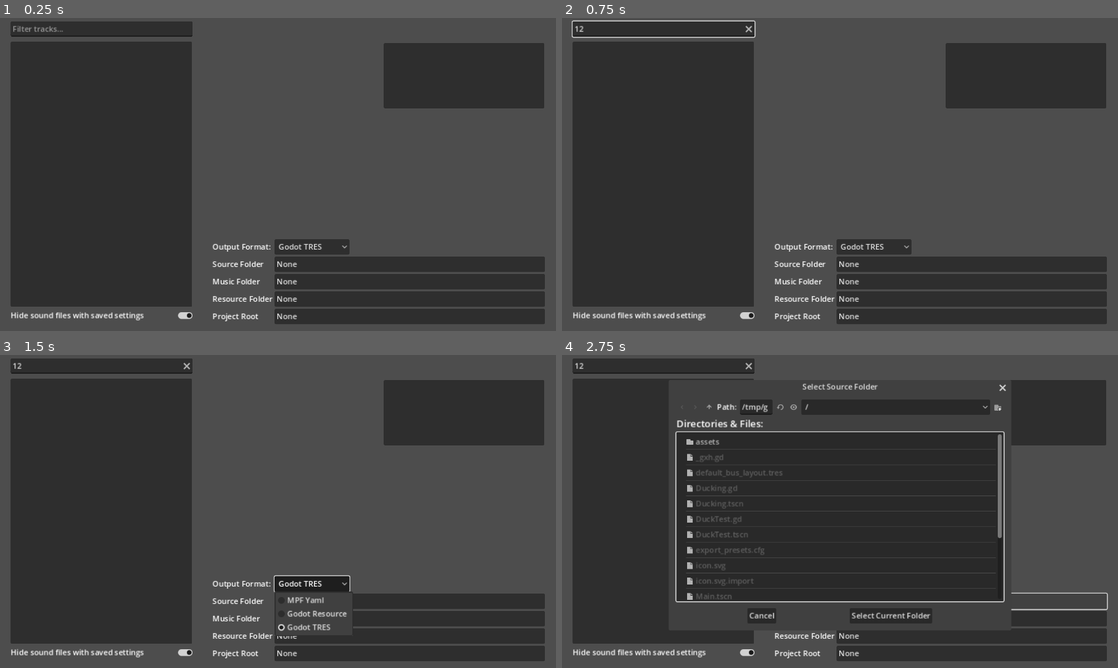
Above: before the commit, frames 1-4 (two rows, left to right).
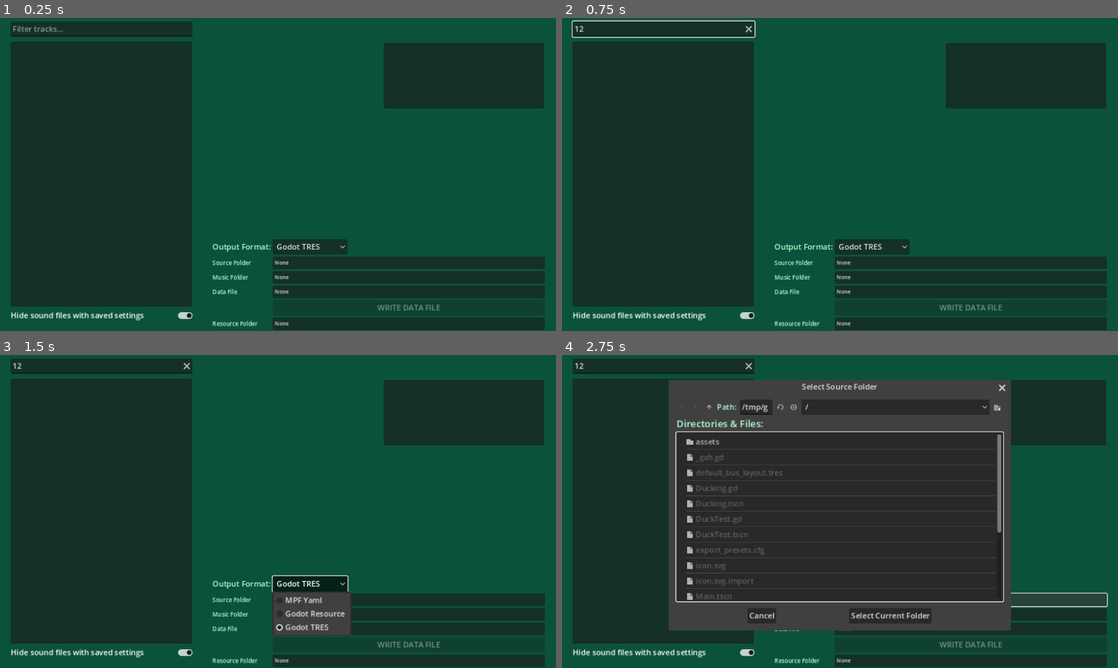
Above: after the commit, the same moments.

Repository: avanwinkle/DuckIt
Game: Godot game, scene res://Ducking.tscn
Same seed, same stepped clock (60 frames per second), same inputs: the game is played once before the commit and once after it. Sound files missing from this copy of the repository are replaced by a short silence.
Inputs (mouse positions are in pixels of both pictures, inside the frame that each line leads up to):
- Up to frame 1 (0.25 s): no input
- Up to frame 2 (0.75 s): click (662, 30) at 0.52 s; type "12" at 0.6 s
- Up to frame 3 (1.5 s): click "Godot TRES" at 1.25 s
- Up to frame 4 (2.75 s): click "None" at 2 s

The runs differ from the first frame. In frame 1, 100% of the frame differs, in the area x 0-100%, y 0-100%; in frame 2, 100%; in frame 3, 98%; in frame 4, 51%.

Commit message:
Dynamically switch output formats

Diff:
--- a/app/Ducking.gd
+++ b/app/Ducking.gd
@@ -6,7 +6,8 @@
     "music_folder": null,
     "resource_folder": null,
     "project_folder": null,
-    "hide_finished": false
+    "hide_finished": false,
+    "output_format": 0
 }
 
 var data = {}
@@ -63,6 +64,31 @@
     $Settings/track.selected = 1
     $Settings/sample_rate.selected = 2
     $Settings/sample_rate.item_selected.connect(self.set_sample_rate)
+    $Files/OutputOption.item_selected.connect(self.set_output_format)
+
+    for c in $Settings.get_children():
+        if "-" in c.name:
+            c.pressed.connect(self.callv.bind("adjust_level", c.name.split("-")))
+
+    initialize()
+
+func initialize(_idx=-1):
+    var config_file = ConfigFile.new()
+
+    # Load data from a file.
+    var err = config_file.load("user://config.cfg")
+
+    # If the file didn't load, ignore it.
+    if err != OK:
+        return
+
+    if config_file.has_section("config"):
+        for k in config.keys():
+            if config_file.has_section_key("config", k):
+                config[k] = config_file.get_value("config", k)
+
+    $HideFinished.button_pressed = config.hide_finished
+    $Files/OutputOption.selected = config.output_format
 
     # Godot TRES always saves individual files
     if $Files/OutputOption.selected == OutputFormat.GODOT_TRES:
@@ -70,34 +96,21 @@
       $Files/DataLabel.visible = false
       $Files/Write.visible = false
       $Files/WriteSpacer.visible = false
+      $Files/ResourceFolder.visible = true
+      $Files/ResourceLabel.visible = true
+      $Files/ProjectFolder.visible = true
+      $Files/ProjectLabel.visible = true
     # MPF Yaml and Godot Resource save a single file
     else:
       $Files/ResourceFolder.visible = false
       $Files/ResourceLabel.visible = false
       $Files/ProjectFolder.visible = false
       $Files/ProjectLabel.visible = false
-
-    for c in $Settings.get_children():
-        if "-" in c.name:
-            c.pressed.connect(self.callv.bind("adjust_level", c.name.split("-")))
-
-    self.load_config()
-
-func load_config():
-    var config_file = ConfigFile.new()
-
-    # Load data from a file.
-    var err = config_file.load("user://config.cfg")
-
-    # If the file didn't load, ignore it.
-    if err != OK:
-        return
-
-    if config_file.has_section("config"):
-        for k in config.keys():
-            if config_file.has_section_key("config", k):
-                config[k] = config_file.get_value("config", k)
-    $HideFinished.button_pressed = config.hide_finished
+      $Files/DataFile.visible = true
+      $Files/DataLabel.visible = true
+      $Files/Write.visible = true
+      $Files/WriteSpacer.visible = true
+
     if config.get("data_file") and $Files/OutputOption.selected != OutputFormat.GODOT_TRES:
         self.set_data_file(config.data_file)
         self.read_data_file()
@@ -109,7 +122,7 @@
         self.set_source_folder(config.source_folder)
     if config.get("music_folder"):
         self.set_music_folder(config.music_folder)
-    print("Setup with config: %s" % config)
+    #print("Setup with config: %s" % config)
 
 func save_config():
     var config_file = ConfigFile.new()
@@ -123,7 +136,6 @@
     $Settings/Play.disabled = false
     $Settings/Save.disabled = false
     var filename = $SoundList.get_item_text(index)
-    print("Looking for filename %s in settings? %s" % [filename, data.has(filename)])
     var settings = data.get(filename, default_settings)
     $Settings/track.selected = 1 if settings.track == "callout" else 0
     $Settings/volume.text = str(settings.volume)
@@ -329,6 +341,11 @@
 
 func read_data_file():
     print("Loading data file '%s'..." % config.data_file)
+    if not FileAccess.file_exists(config.data_file):
+      push_error("Unable to load data file %s." % config.data_file)
+      config.data_file = null
+      self.save_config()
+      return
     var data_file = load(config.data_file)
     if data_file:
       for p in data_file.SoundSettings.keys():
@@ -413,3 +430,8 @@
 
 func set_sample_rate(idx):
   SoundPlayer.mix_rate = int($Settings/sample_rate.get_item_text(idx))
+
+func set_output_format(idx):
+  config.output_format = idx
+  save_config()
+  initialize()
--- a/app/Ducking.tscn
+++ b/app/Ducking.tscn
@@ -1,6 +1,9 @@
-[gd_scene load_steps=2 format=3 uid="uid://c06u82ov4p65c"]
+[gd_scene load_steps=4 format=3 uid="uid://c06u82ov4p65c"]
 
 [ext_resource type="Script" path="res://Ducking.gd" id="1_1pden"]
+[ext_resource type="Theme" uid="uid://c7bxif1073r5l" path="res://theme.tres" id="1_lm3fm"]
+
+[sub_resource type="CanvasItemMaterial" id="CanvasItemMaterial_b8mgw"]
 
 [node name="Ducking" type="Control"]
 layout_mode = 3
@@ -9,9 +12,17 @@
 anchor_bottom = 1.0
 grow_horizontal = 2
 grow_vertical = 2
+theme = ExtResource("1_lm3fm")
 script = ExtResource("1_1pden")
 metadata/_edit_vertical_guides_ = [400.0, 440.0, 21.0, 1130.0, 794.0]
 metadata/_edit_horizontal_guides_ = [630.0, 50.0, 493.0]
+
+[node name="ColorRect" type="ColorRect" parent="."]
+material = SubResource("CanvasItemMaterial_b8mgw")
+layout_mode = 0
+offset_right = 1152.0
+offset_bottom = 648.0
+color = Color(0.0431373, 0.321569, 0.235294, 1)
 
 [node name="SoundList" type="ItemList" parent="."]
 layout_mode = 0
@@ -21,6 +32,7 @@
 offset_bottom = 598.0
 size_flags_horizontal = 3
 size_flags_vertical = 3
+theme = ExtResource("1_lm3fm")
 
 [node name="MusicList" type="ItemList" parent="."]
 layout_mode = 0
@@ -30,6 +42,7 @@
 offset_bottom = 187.0
 size_flags_horizontal = 3
 size_flags_vertical = 3
+theme = ExtResource("1_lm3fm")
 
 [node name="Settings" type="GridContainer" parent="."]
 layout_mode = 0
@@ -37,16 +50,19 @@
 offset_top = 50.0
 offset_right = 687.0
 offset_bottom = 358.0
+theme = ExtResource("1_lm3fm")
 theme_override_constants/h_separation = 10
 theme_override_constants/v_separation = 7
 columns = 4
 
 [node name="Label8" type="Label" parent="Settings"]
 layout_mode = 2
+theme = ExtResource("1_lm3fm")
 text = "Sample Rate"
 
 [node name="sample_rate" type="OptionButton" parent="Settings"]
 layout_mode = 2
+theme = ExtResource("1_lm3fm")
 item_count = 3
 popup/item_0/text = "32000"
 popup/item_0/id = 0
@@ -57,30 +73,38 @@
 
 [node name="blank3" type="Control" parent="Settings"]
 layout_mode = 2
+theme = ExtResource("1_lm3fm")
 
 [node name="blank4" type="Control" parent="Settings"]
 layout_mode = 2
+theme = ExtResource("1_lm3fm")
 
 [node name="HSeparator5" type="HSeparator" parent="Settings"]
 layout_mode = 2
 size_flags_horizontal = 3
+theme = ExtResource("1_lm3fm")
 
 [node name="HSeparator6" type="HSeparator" parent="Settings"]
 layout_mode = 2
 size_flags_horizontal = 3
+theme = ExtResource("1_lm3fm")
 
 [node name="Control" type="Control" parent="Settings"]
 layout_mode = 2
+theme = ExtResource("1_lm3fm")
 
 [node name="Control2" type="Control" parent="Settings"]
 layout_mode = 2
+theme = ExtResource("1_lm3fm")
 
 [node name="Label6" type="Label" parent="Settings"]
 layout_mode = 2
+theme = ExtResource("1_lm3fm")
 text = "Track"
 
 [node name="track" type="OptionButton" parent="Settings"]
 layout_mode = 2
+theme = ExtResource("1_lm3fm")
 item_count = 2
 popup/item_0/text = "voice"
 popup/item_0/id = 0
@@ -89,138 +113,170 @@
 
 [node name="blank" type="Control" parent="Settings"]
 layout_mode = 2
+theme = ExtResource("1_lm3fm")
 
 [node name="blank2" type="Control" parent="Settings"]
 layout_mode = 2
+theme = ExtResource("1_lm3fm")
 
 [node name="Label7" type="Label" parent="Settings"]
 layout_mode = 2
+theme = ExtResource("1_lm3fm")
 text = "Volume"
 
 [node name="volume" type="LineEdit" parent="Settings"]
 layout_mode = 2
+theme = ExtResource("1_lm3fm")
 text = "1.0"
 context_menu_enabled = false
 virtual_keyboard_enabled = false
 
 [node name="volume-up" type="Button" parent="Settings"]
 layout_mode = 2
+theme = ExtResource("1_lm3fm")
 text = "ᐃ"
 
 [node name="volume-down" type="Button" parent="Settings"]
 layout_mode = 2
+theme = ExtResource("1_lm3fm")
 text = "ᐁ"
 
 [node name="HSeparator" type="HSeparator" parent="Settings"]
 layout_mode = 2
 size_flags_horizontal = 3
+theme = ExtResource("1_lm3fm")
 
 [node name="HSeparator2" type="HSeparator" parent="Settings"]
 layout_mode = 2
 size_flags_horizontal = 3
+theme = ExtResource("1_lm3fm")
 
 [node name="Control3" type="Control" parent="Settings"]
 layout_mode = 2
+theme = ExtResource("1_lm3fm")
 
 [node name="Control4" type="Control" parent="Settings"]
 layout_mode = 2
+theme = ExtResource("1_lm3fm")
 
 [node name="Label" type="Label" parent="Settings"]
 layout_mode = 2
+theme = ExtResource("1_lm3fm")
 text = "Delay"
 
 [node name="delay" type="LineEdit" parent="Settings"]
 layout_mode = 2
+theme = ExtResource("1_lm3fm")
 text = "0.05"
 context_menu_enabled = false
 virtual_keyboard_enabled = false
 
 [node name="delay-up" type="Button" parent="Settings"]
 layout_mode = 2
+theme = ExtResource("1_lm3fm")
 text = "ᐃ"
 
 [node name="delay-down" type="Button" parent="Settings"]
 layout_mode = 2
+theme = ExtResource("1_lm3fm")
 text = "ᐁ"
 
 [node name="Label3" type="Label" parent="Settings"]
 layout_mode = 2
+theme = ExtResource("1_lm3fm")
 text = "Attack"
 
 [node name="attack" type="LineEdit" parent="Settings"]
 layout_mode = 2
+theme = ExtResource("1_lm3fm")
 text = "1"
 context_menu_enabled = false
 virtual_keyboard_enabled = false
 
 [node name="attack-up" type="Button" parent="Settings"]
 layout_mode = 2
+theme = ExtResource("1_lm3fm")
 text = "ᐃ"
 
 [node name="attack-down" type="Button" parent="Settings"]
 layout_mode = 2
+theme = ExtResource("1_lm3fm")
 text = "ᐁ"
 
 [node name="Label2" type="Label" parent="Settings"]
 layout_mode = 2
+theme = ExtResource("1_lm3fm")
 text = "Attenuation"
 
 [node name="attenuation" type="LineEdit" parent="Settings"]
 layout_mode = 2
+theme = ExtResource("1_lm3fm")
 text = "8.5"
 context_menu_enabled = false
 virtual_keyboard_enabled = false
 
 [node name="attenuation-up" type="Button" parent="Settings"]
 layout_mode = 2
+theme = ExtResource("1_lm3fm")
 text = "ᐃ"
 
 [node name="attenuation-down" type="Button" parent="Settings"]
 layout_mode = 2
+theme = ExtResource("1_lm3fm")
 text = "ᐁ"
 
 [node name="Label4" type="Label" parent="Settings"]
 layout_mode = 2
+theme = ExtResource("1_lm3fm")
 text = "Release Point"
 
 [node name="release_point" type="LineEdit" parent="Settings"]
 layout_mode = 2
+theme = ExtResource("1_lm3fm")
 text = "0.5"
 context_menu_enabled = false
 virtual_keyboard_enabled = false
 
 [node name="release_point-up" type="Button" parent="Settings"]
 layout_mode = 2
+theme = ExtResource("1_lm3fm")
 text = "ᐃ"
 
 [node name="release_point-down" type="Button" parent="Settings"]
 layout_mode = 2
+theme = ExtResource("1_lm3fm")
 text = "ᐁ"
 
 [node name="Label5" type="Label" parent="Settings"]
 layout_mode = 2
+theme = ExtResource("1_lm3fm")
 text = "Release "
 
 [node name="release" type="LineEdit" parent="Settings"]
 layout_mode = 2
+theme = ExtResource("1_lm3fm")
 text = "0.5"
 context_menu_enabled = false
 virtual_keyboard_enabled = false
 
 [node name="release-up" type="Button" parent="Settings"]
 layout_mode = 2
+theme = ExtResource("1_lm3fm")
 text = "ᐃ"
 
 [node name="release-down" type="Button" parent="Settings"]
 layout_mode = 2
+theme = ExtResource("1_lm3fm")
 text = "ᐁ"
 
 [node name="Play" type="Button" parent="Settings"]
 layout_mode = 2
+theme = ExtResource("1_lm3fm")
 text = "PLAY"
 
 [node name="Save" type="Button" parent="Settings"]
 layout_mode = 2
+theme = ExtResource("1_lm3fm")
 text = "SAVE"
 
 [node name="Files" type="GridContainer" parent="."]
@@ -229,15 +285,18 @@
 offset_top = 458.0
 offset_right = 1129.0
 offset_bottom = 699.0
+theme = ExtResource("1_lm3fm")
 columns = 2
 
 [node name="OutputLabel" type="Label" parent="Files"]
 layout_mode = 2
+theme = ExtResource("1_lm3fm")
 text = "Output Format:"
 
 [node name="OutputOption" type="OptionButton" parent="Files"]
 layout_mode = 2
 size_flags_horizontal = 0
+theme = ExtResource("1_lm3fm")
 item_count = 3
 selected = 2
 popup/item_0/text = "MPF Yaml"
@@ -249,54 +308,76 @@
 
 [node name="SourceLabel" type="Label" parent="Files"]
 layout_mode = 2
+theme = ExtResource("1_lm3fm")
+theme_override_font_sizes/font_size = 12
 text = "Source Folder"
 
 [node name="SourceFolder" type="Button" parent="Files"]
 layout_mode = 2
 size_flags_horizontal = 3
+theme = ExtResource("1_lm3fm")
+theme_override_font_sizes/font_size = 11
 text = "None"
 alignment = 0
 
 [node name="MusicLabel" type="Label" parent="Files"]
 layout_mode = 2
+theme = ExtResource("1_lm3fm")
+theme_override_font_sizes/font_size = 12
 text = "Music Folder"
 
 [node name="MusicFolder" type="Button" parent="Files"]
 layout_mode = 2
+theme = ExtResource("1_lm3fm")
+theme_override_font_sizes/font_size = 11
 text = "None"
 alignment = 0
 
 [node name="DataLabel" type="Label" parent="Files"]
 layout_mode = 2
+theme = ExtResource("1_lm3fm")
+theme_override_font_sizes/font_size = 12
 text = "Data File"
 
 [node name="DataFile" type="Button" parent="Files"]
 layout_mode = 2
+theme = ExtResource("1_lm3fm")
+theme_override_font_sizes/font_size = 11
 text = "None"
 alignment = 0
 
 [node name="WriteSpacer" type="Control" parent="Files"]
 layout_mode = 2
+theme = ExtResource("1_lm3fm")
 
 [node name="Write" type="Button" parent="Files"]
 layout_mode = 2
+theme = ExtResource("1_lm3fm")
 text = "WRITE DATA FILE"
 
 [node name="ResourceLabel" type="Label" parent="Files"]
 layout_mode = 2
+theme = ExtResource("1_lm3fm")
+theme_override_font_sizes/font_size = 12
 text = "Resource Folder"
 
 [node name="ResourceFolder" type="Button" parent="Files"]
 layout_mode = 2
+theme = ExtResource("1_lm3fm")
+theme_override_font_sizes/font_size = 11
 text = "None"
 alignment = 0
 
 [node name="ProjectLabel" type="Label" parent="Files"]
 layout_mode = 2
+theme = ExtResource("1_lm3fm")
+theme_override_font_sizes/font_size = 12
 text = "Project Root"
 
 [node name="ProjectFolder" type="Button" parent="Files"]
 layout_mode = 2
+theme = ExtResource("1_lm3fm")
+theme_override_font_sizes/font_size = 11
 text = "None"
 alignment = 0
 
@@ -306,6 +387,7 @@
 offset_top = 600.0
 offset_right = 406.0
 offset_bottom = 631.0
+theme = ExtResource("1_lm3fm")
 button_pressed = true
 text = "Hide sound files with saved settings"
 
@@ -315,5 +397,6 @@
 offset_top = 7.0
 offset_right = 399.0
 offset_bottom = 38.0
+theme = ExtResource("1_lm3fm")
 placeholder_text = "Filter tracks..."
 clear_button_enabled = true
--- /dev/null
+++ b/app/theme.tres
@@ -0,0 +1,5 @@
+[gd_resource type="Theme" format=3 uid="uid://c7bxif1073r5l"]
+
+[resource]
+Label/colors/font_color = Color(0.698039, 1, 0.827451, 1)
+TextEdit/colors/current_line_color = Color(0.333333, 0.458824, 0.392157, 0.8)
